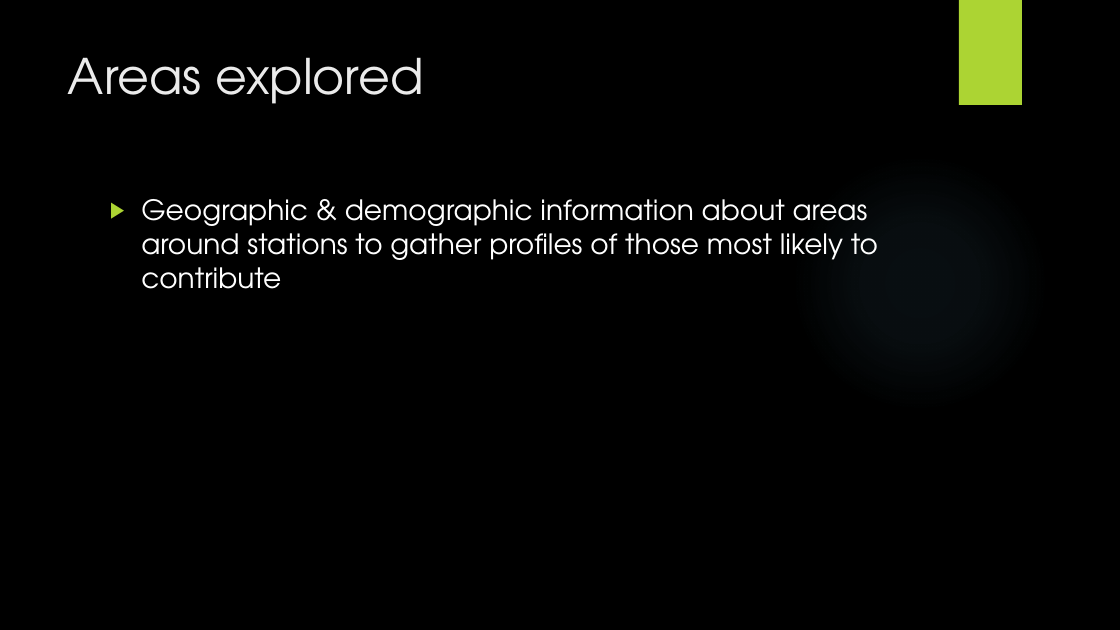
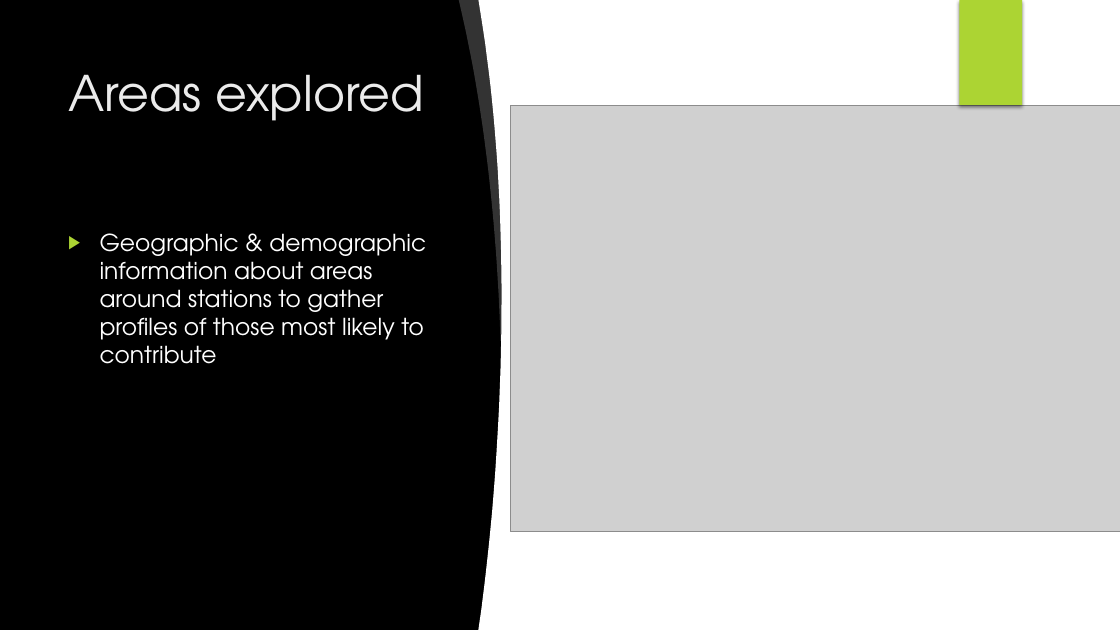
Before and after one commit to JNYH/projectbenson, a slide deck: slide 7 of OptimizeStreetTeamDeployment.pptx. Drawn at 1120x630 pixels with LibreOffice and Linux fonts; fonts in the diff are those of the drawing; grey boxes stand for pictures; background and template pictures are left out. Boxes give left, top, right and bottom in pixels: in the first picture for what was removed or moved away, otherwise in the second. Text is boxed around its words. In the diff, an @@ line names an element or a change of style, - is before the commit and + after.

```diff
--- a/OptimizeStreetTeamDeployment.pptx
+++ b/OptimizeStreetTeamDeployment.pptx
@@ freeform shape added at <box>459,0,510,341</box>, fill #FFFFFF at 20% opacity @@
@@ freeform shape added at <box>478,0,602,630</box>, fill #FFFFFF @@
@@ rectangle added at <box>560,0,1120,630</box>, fill #FFFFFF @@
@@ rectangle added at <box>960,0,1023,105</box>, fill #ACD433 @@
@@ title "Areas explored": place and size @@
-title "Areas explored" at <box>68,57,423,104</box>
+title "Areas explored" at <box>68,74,423,121</box>
@@ picture added at <box>510,105,1120,532</box> @@
@@ ellipse removed at <box>791,154,1049,413</box> @@
@@ text "Geographic & demographic information about ...": place and size @@
-text "Geographic & demographic information about ..." at <box>141,199,878,289</box>
+text "Geographic & demographic information about ..." at <box>100,233,426,364</box>
@@ text "Geographic & demographic information about ..." at <box>100,233,426,364</box>: size 24 to 20 pt @@
```
Also in this commit, not shown: 1 other slide changed, 1 slide added.
